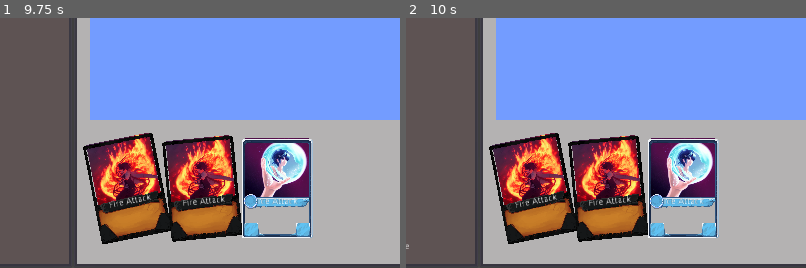
Above: before the commit, frames 1-2 (left to right).
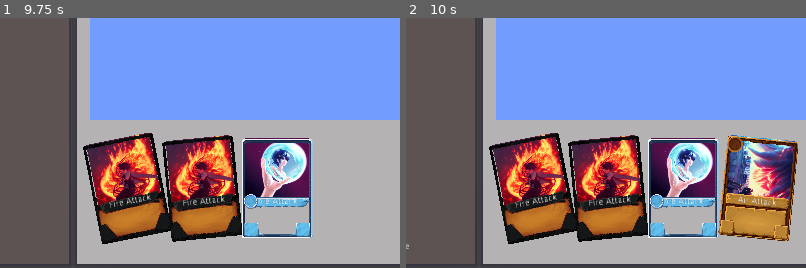
Above: after the commit, the same moments.

Repository: AndrewWilkinson88/LudumDare51
Game: Godot game, scene res://BattleScene.tscn
Two runs of this game, one before a commit and one after it. Both use one fixed random seed, a clock stepped at 60 frames per second and the inputs below.
Inputs (mouse positions are % of the whole screen's width and height, from its top left):
- Up to frame 1 (9.75 s): tap Enter (start_game) at 0.5, 0.6, 1.25, 2.1, 2.75, 3.5, 3.6, 5, 5.1, 5.75, 6.6, 8.1, 9.6 s; move the mouse to (72, 45) at 0.52 s; hold Right (move_right) 0.53-1.25 s; click (72, 45) at 0.67 s; drag from (30, 55) to (45, 70) at 1.27 s; move the mouse to (60, 28) at 2.02 s; hold Right (move_right) 2.03-2.75 s; drag from (45, 70) to (20, 35) at 2.77 s; move the mouse to (80, 65) at 3.52 s; hold Left (move_left) 3.53-4.25 s; drag from (20, 35) to (35, 25) at 4.27 s; move the mouse to (55, 50) at 5.02 s; hold Down (move_down) 5.03-5.75 s; click (55, 50) at 5.17 s; drag from (35, 25) to (30, 55) at 5.77 s; move the mouse to (72, 45) at 6.52 s; hold Up (move_up) 6.53-7.25 s; drag from (30, 55) to (45, 70) at 7.27 s; move the mouse to (60, 28) at 8.02 s; hold Down (move_down) 8.03-8.75 s; drag from (45, 70) to (20, 35) at 8.77 s; move the mouse to (80, 65) at 9.52 s; hold Up (move_up) from 9.53 s (still down); click (80, 65) at 9.67 s
- Up to frame 2 (10 s): keep holding Up (move_up)
The pictures show only the part of the screen within x 38-88%, y 50-100%; the shares and areas given below are measured in that part.

Frame 1 is identical in both runs. In frame 2, 7.1% of the frame differs, in the area x 78-98%, y 46-90%.

Commit message:
Can finish puzzles and new puzzles show up

Diff:
--- a/BattleScene.gd
+++ b/BattleScene.gd
@@ -51,7 +51,16 @@
 	for i in 3:
 		player_hand_container.addCard(playerDeck.draw(), self)
 
-	pass # Replace with function body.
+	var timer = Timer.new()
+	add_child(timer)
+	timer.set_wait_time( 10 )
+	timer.connect("timeout",self,"_tryDrawCard")
+	timer.start()
+	pass
+
+func _tryDrawCard():
+	if player_hand_container.cardCount() < 5:
+		player_hand_container.addCard(playerDeck.draw(), self)
 
 func _generateDefaultPlayerDeck():
 	var basicAir = load("res://cards/cardObjects/basic_air_attack.tres")
@@ -63,7 +72,6 @@
 		playerDeckDef.addCard(basicFire)
 		playerDeckDef.addCard(basicIce)
 	playerDeck = DeckInstance.new(playerDeckDef)
-
 
 func _process(delta):
 	monster_health_text.text = str(current_monster.remaining_health)
@@ -110,4 +118,10 @@
 func _on_picross_complete():
 	if cur_card.getCardDef() is AttackCardDef:
 		emit_signal("player_attack", cur_card.getCardDef().attackType,  cur_card.getCardDef().damage)
+	picross_container.remove_child( cur_card.getPuzzle())
+	cur_card.getPuzzle().disconnect("complete_puzzle", self, "_on_picross_complete")
+	player_hand_container.removeCard(cur_card, self);
+	playerDeck.discard(cur_card.getCardDef())
+	cur_card = null
+
 	pass
--- a/PlayerHand.gd
+++ b/PlayerHand.gd
@@ -19,7 +19,7 @@
 	add_child(card)
 
 	cards.append(card)
-
+	pass
 
 func removeCard(card, battleScene):
 	card.disconnect("play_card", battleScene ,"_on_card_clicked")
@@ -27,4 +27,15 @@
 	for i in cards.size():
 		if cards[i] == card:
 			cards.remove(i)
-			return
+			break
+	respace()
+	pass
+
+func respace():
+	for i in cards.size():
+		cards[i].set_position(Vector2(i * 120 + 60, 100))
+		cards[i].set_rotation( - PI / 16.0 + i * (PI / 32.0))
+	pass
+
+func cardCount():
+	return cards.size()
--- a/picross/PicrossPuzzle.gd
+++ b/picross/PicrossPuzzle.gd
@@ -227,7 +227,6 @@
 	pass
 
 func _checkCorrectness(x, y):
-	print("Checking correctness")
 	var prevColumnCorrectness = columnCorrectness[x]
 	columnCorrectness[x] = _checkColumnCorrectness(x)
 	var prevRowCorrectness = rowCorrectness[y]
